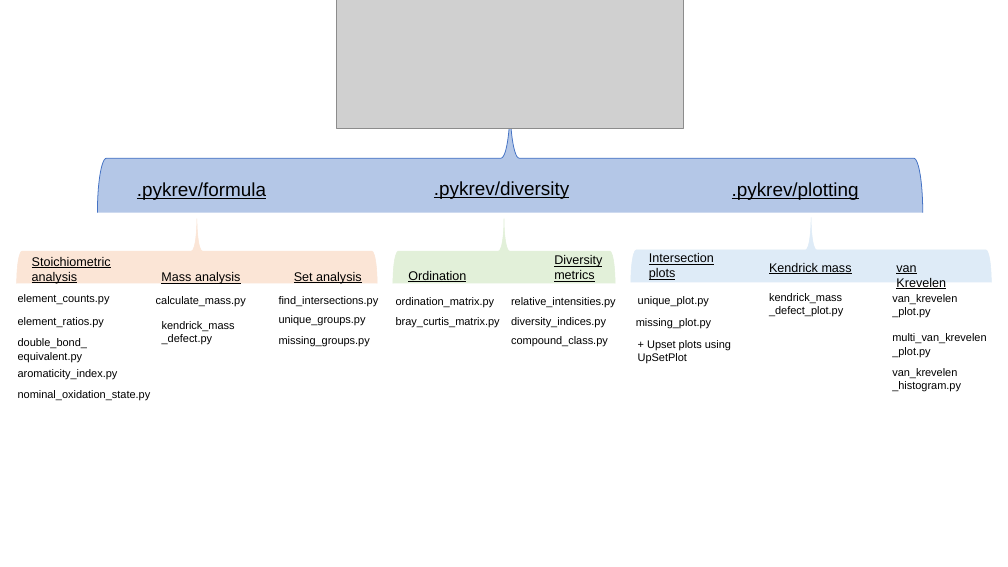
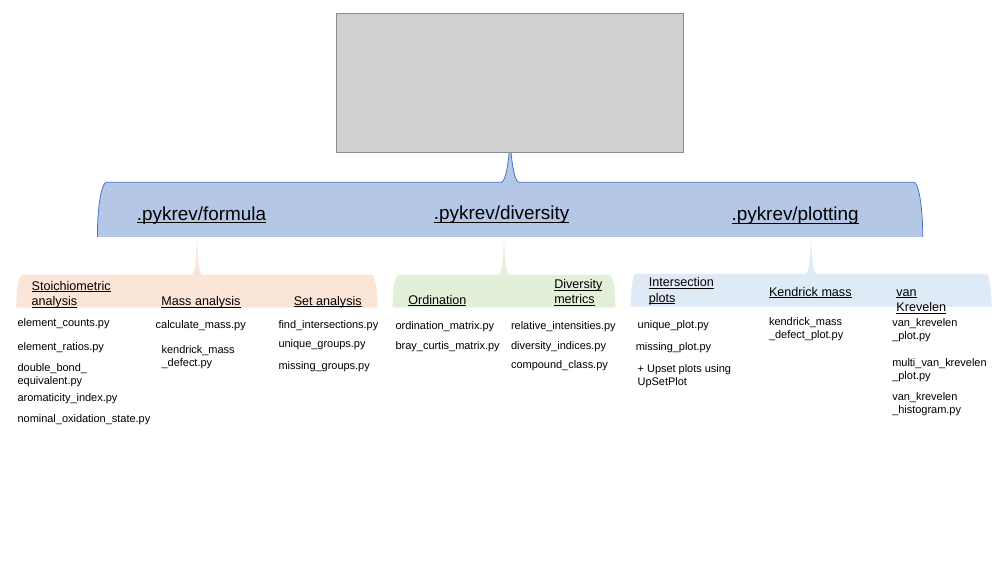
Before and after one commit to Kzra/pykrev, a slide deck: slide 1 of docs/PyKrev Interface.pptx. Drawn at 1008x567 pixels with LibreOffice and Linux fonts; fonts in the diff are those of the drawing; grey boxes stand for pictures. Boxes give left, top, right and bottom in pixels: in the first picture for what was removed or moved away, otherwise in the second. Text is boxed around its words. In the diff, an @@ line names an element or a change of style, - is before the commit and + after.

```diff
--- a/docs/PyKrev Interface.pptx
+++ b/docs/PyKrev Interface.pptx
@@ 33 texts, 3 left braces, 1 picture, 1 right brace: place and size @@
-33 texts, 3 left braces, 1 picture, 1 right brace at [17, 0, 992, 401]
+33 texts, 3 left braces, 1 picture, 1 right brace at [17, 14, 992, 425]
```
Also in this commit, not shown: 13 other files.
